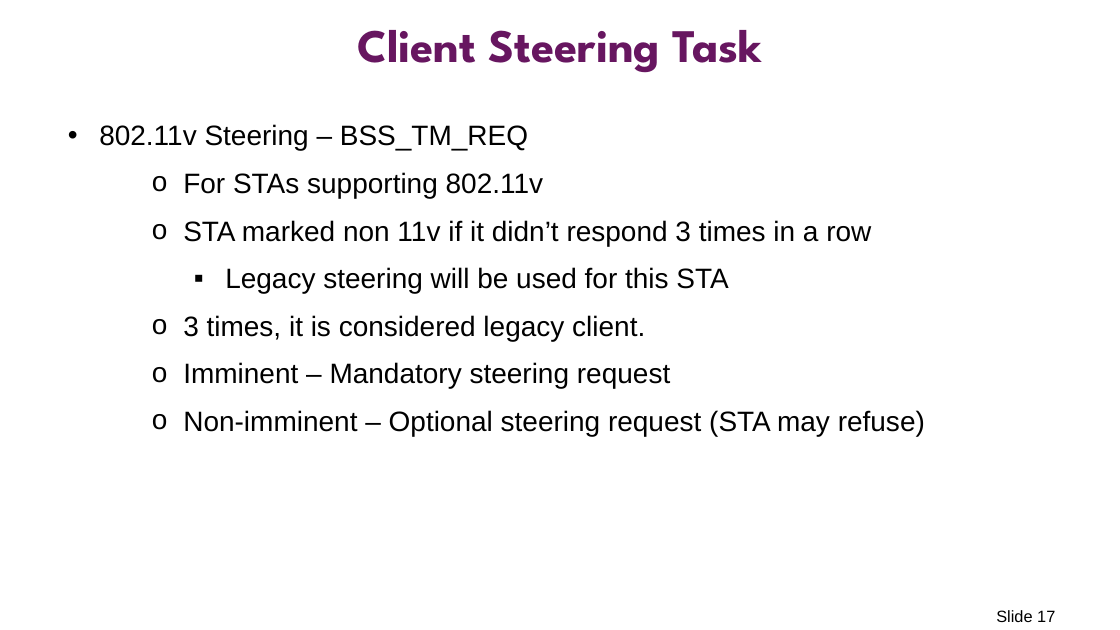
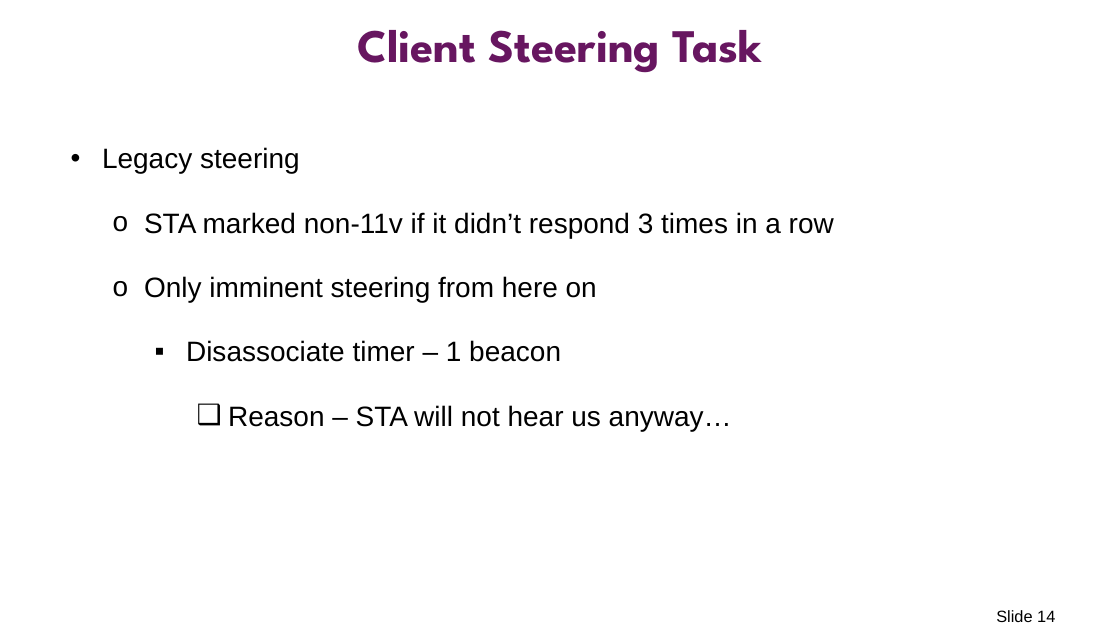
Before and after one commit to prplfoundation/prplMesh, a slide deck: slide 14 of documentation/prplMesh-infra-controller.pptx (slide 17 before the commit). Drawn at 1120x630 pixels with LibreOffice and Linux fonts; fonts in the diff are those of the drawing. Boxes give left, top, right and bottom in pixels: in the first picture for what was removed or moved away, otherwise in the second. Text is boxed around its words. In the diff, an @@ line names an element or a change of style, - is before the commit and + after.

```diff
--- a/documentation/prplMesh-infra-controller.pptx
+++ b/documentation/prplMesh-infra-controller.pptx
@@ text at box(102, 147, 834, 431): text changed @@
-• 802.11v Steering – BSS_TM_REQ
-    o For STAs supporting 802.11v
-    o STA marked non 11v if it didn’t respond 3 times in a row
-      ▪ Legacy steering will be used for this STA
-    o 3 times, it is considered legacy client.
-    o Imminent – Mandatory steering request
-    o Non-imminent – Optional steering request (STA may refuse)
+• Legacy steering
+  o STA marked non-11v if it didn’t respond 3 times in a row
+  o Only imminent steering from here on
+    ▪ Disassociate timer – 1 beacon
+      ❑ Reason – STA will not hear us anyway…
@@ page number at box(996, 610, 1055, 622): text changed @@
-Slide 17
+Slide 14
```
Also in this commit, not shown: 5 other slides changed, 1 slide added, 2 slides removed.
